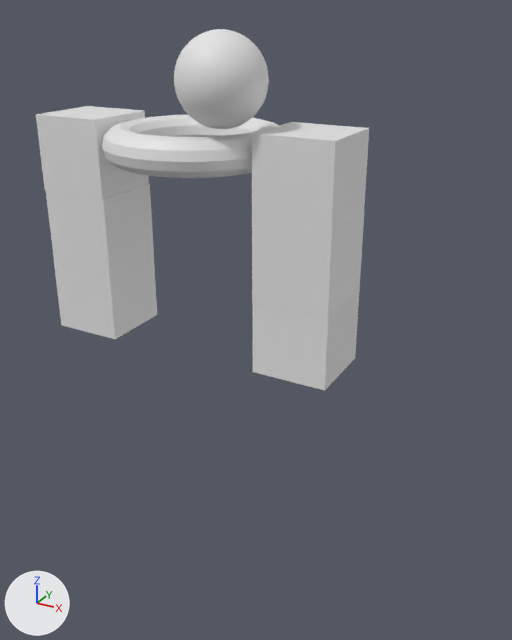
An edit to the Blender file Assets/custom_assets/Models/gate.blend, drawn before and after from the same camera.
Before and after are seen from a camera (50 mm lens) standing at (10.12, -15.04, 8.73) and looking at (2.82, -1.77, 2.1). The axes (+X, +Y, +Z) are drawn at lower left. The lights are the same throughout.
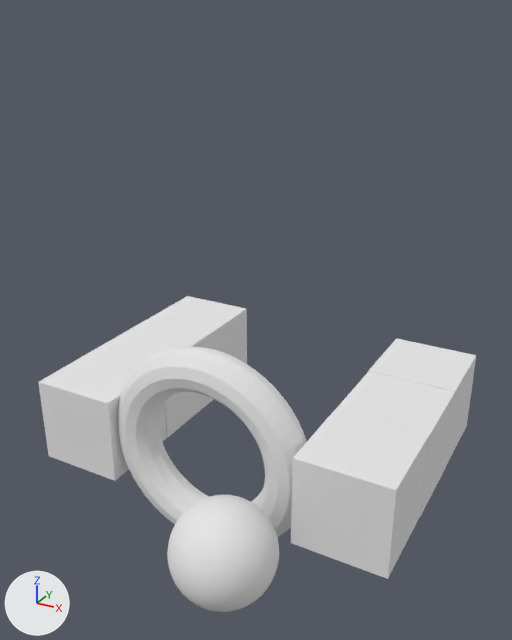
Pixel boxes (x1, y1, x2, y2) of what changed, in the pictures (512 x 640 px):
```json
{"object": "Cube.003", "change": "reshaped, moved, turned", "before": [54, 252, 157, 339], "after": [38, 296, 476, 612]}
{"object": "Cube.002", "change": "deleted", "before": [252, 122, 369, 233]}
{"object": "Cube.001", "change": "deleted", "before": [252, 212, 364, 316]}
{"object": "Torus", "change": "deleted", "before": [102, 115, 279, 178]}
{"object": "Cube", "change": "deleted", "before": [253, 289, 360, 391]}
{"object": "Sphere", "change": "deleted", "before": [174, 29, 269, 129]}
{"object": "Cube.004", "change": "deleted", "before": [46, 184, 154, 272]}
{"object": "Cube.005", "change": "deleted", "before": [36, 106, 149, 199]}
{"part": 1, "of": "me_cube_003", "change": "added", "after": [98, 320, 211, 438]}
{"part": 2, "of": "me_cube_003", "change": "added", "after": [38, 348, 167, 481]}
{"part": 3, "of": "me_cube_003", "change": "added", "after": [118, 346, 307, 537]}
{"part": 4, "of": "me_cube_003", "change": "added", "after": [369, 338, 476, 465]}
{"part": 5, "of": "me_cube_003", "change": "added", "after": [335, 371, 456, 516]}
{"part": 6, "of": "me_cube_003", "change": "added", "after": [291, 410, 429, 579]}
{"part": 7, "of": "me_cube_003", "change": "added", "after": [167, 495, 279, 612]}
```

The change, as JSON lines over the scene's bpy script:
```json
{"block": "me_cube_003", "where": "# used by ob_cube_003; location = (-3.08, -0.08, 1.21)"}
{"op": "remove", "block": "me_cube_003", "code": "me_cube_003.from_pydata(...)  # 8 vertices, 6 faces; spans x -1.0..1.0, y -1.0..1.0, z -1.0..1.0"}
{"op": "add", "block": "me_cube_003", "code": "me_cube_003.from_pydata(...)  # 4468 vertices, 2660 faces, 1922 loose edges; spans x -1.02..7.38, y -2.13..3.35, z -1.0..7.11"}
{"block": "me_cube_003", "change": "me_cube_003 part 1: a new loose piece, a box spanning x -1.0..1.0, y -0.99..1.01, z 1.0..3.0, in mat_material (white #e7e7e7)"}
{"block": "me_cube_003", "change": "me_cube_003 part 2: a new loose piece, a box spanning x -1.02..0.98, y -1.0..1.0, z 3.0..5.0, in mat_material (white #e7e7e7)"}
{"block": "me_cube_003", "change": "me_cube_003 part 3: a new loose piece, a torus around z (ring radius 1.86, tube radius 0.47) spanning x 0.83..5.48, y -2.13..2.52, z 3.96..4.89, in mat_material (white #e7e7e7)"}
{"block": "me_cube_003", "change": "me_cube_003 part 4: a new loose piece, a box spanning x 5.38..7.38, y -0.92..1.08, z -0.96..1.04, in mat_material (white #e7e7e7)"}
{"block": "me_cube_003", "change": "me_cube_003 part 5: a new loose piece, a box spanning x 5.38..7.38, y -0.93..1.07, z 1.01..3.01, in mat_material (white #e7e7e7)"}
{"block": "me_cube_003", "change": "me_cube_003 part 6: a new loose piece, a box spanning x 5.37..7.37, y -0.93..1.07, z 2.99..4.99, in mat_material (white #e7e7e7)"}
{"block": "me_cube_003", "change": "me_cube_003 part 7: a new loose piece of 3844 vertices spanning x 0.15..5.53, y -1.76..3.35, z 0.31..7.11, in mat_material (white #e7e7e7)"}
{"block": "me_cube_003", "change": "me_cube_003 part 8: the surface is now shaded smooth"}
{"op": "add", "block": "me_cube_003", "code": "me_cube_003.materials.append(mat_material)  # white #e7e7e7"}
{"op": "remove", "block": "ob_torus", "code": ["ob_torus = bpy.data.objects.new('Torus', me_torus)", "ob_torus.location = (0.08, 0.11, 5.63)", "ob_torus.scale = (1.86, 1.86, 1.86)"]}
{"op": "remove", "block": "ob_sphere", "code": ["ob_sphere = bpy.data.objects.new('Sphere', me_sphere)", "ob_sphere.location = (1.38, -0.76, 7.3)", "ob_sphere.rotation_euler = (-0.206, -0.813, 5.54)  # degrees (-12, -47, 317)"]}
{"op": "remove", "block": "ob_cube_005", "code": ["ob_cube_005 = bpy.data.objects.new('Cube.005', me_cube_005)", "ob_cube_005.location = (-3.09, -0.08, 5.21)"]}
{"op": "remove", "block": "ob_cube_004", "code": ["ob_cube_004 = bpy.data.objects.new('Cube.004', me_cube_004)", "ob_cube_004.location = (-3.07, -0.07, 3.21)"]}
{"op": "set", "path": "ob_cube_003.location", "old": "(-3.08, -0.08, 1.21)", "new": "(0.0, 0.0, 0.0)"}
{"op": "set", "path": "ob_cube_003.rotation_euler", "old": "(0.0, 0.0, 0.0)", "new": "(1.571, 0.0, 0.0)", "note": "degrees (0, 0, 0) -> degrees (90, 0, 0)"}
{"op": "remove", "block": "ob_cube_002", "code": ["ob_cube_002 = bpy.data.objects.new('Cube.002', me_cube_002)", "ob_cube_002.location = (3.3, -0.01, 5.2)"]}
{"op": "remove", "block": "ob_cube_001", "code": ["ob_cube_001 = bpy.data.objects.new('Cube.001', me_cube_001)", "ob_cube_001.location = (3.31, -0.02, 3.22)"]}
{"op": "remove", "block": "ob_cube", "code": ["ob_cube = bpy.data.objects.new('Cube', me_cube)", "ob_cube.location = (3.3, 0.0, 1.25)"]}
```
